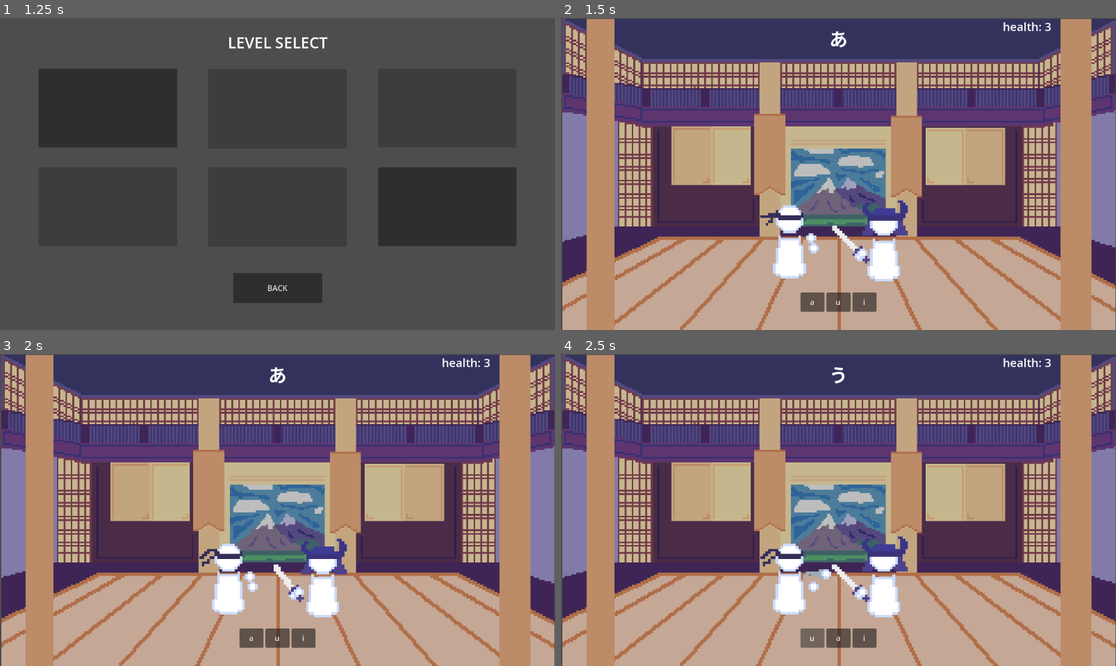
Above: before the commit, frames 1-4 (two rows, left to right).
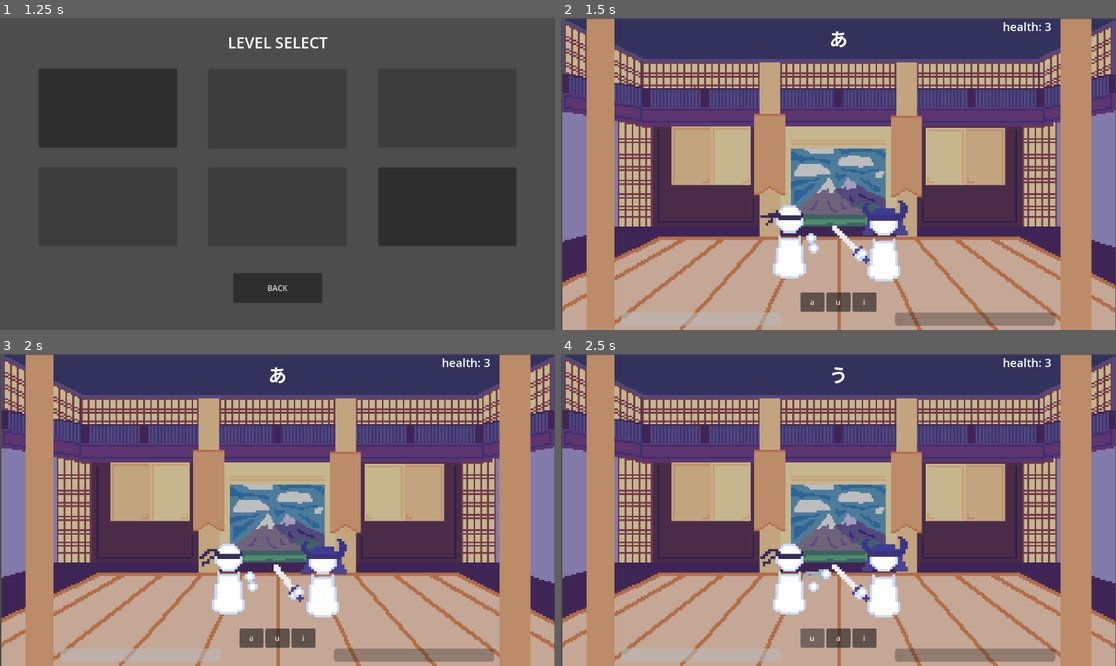
Above: after the commit, the same moments.

Repository: itsbeesfan/kana-warrior
Game: Godot game, scene res://scenes/startScreen.tscn
Two runs of this game, one before a commit and one after it. Both use one fixed random seed, a clock stepped at 60 frames per second and the inputs below.
Inputs (mouse positions are in pixels of both pictures, inside the frame that each line leads up to):
- Up to frame 1 (1.25 s): click "Start Game" at 0.5 s
- Up to frame 2 (1.5 s): click (666, 108) at 1.25 s
- Up to frame 3 (2 s): no input
- Up to frame 4 (2.5 s): click "a" at 2 s

Frame 1 is identical in both runs. In frame 2, 1.3% of the frame differs, in the area x 10-90%, y 94-99%; in frame 3, 1.3%; in frame 4, 1.3%.

Commit message:
added player health bar!!

Diff:
--- a/kana-warrior/scenes/quiz.tscn
+++ b/kana-warrior/scenes/quiz.tscn
@@ -305,6 +305,13 @@
 sprite_frames = SubResource("SpriteFrames_6tpgk")
 animation = &"idle"
 
+[node name="HealthBar" type="ProgressBar" parent="Player"]
+offset_left = 125.0
+offset_top = 612.0
+offset_right = 458.0
+offset_bottom = 639.0
+show_percentage = false
+
 [node name="Sensei" type="Node2D" parent="."]
 script = ExtResource("6_16nxq")
 
@@ -315,6 +322,14 @@
 sprite_frames = SubResource("SpriteFrames_rayto")
 animation = &"attack"
 
+[node name="HealthBar" type="ProgressBar" parent="Sensei"]
+offset_left = 693.0
+offset_top = 612.0
+offset_right = 1026.0
+offset_bottom = 639.0
+show_percentage = false
+
+[connection signal="player_damaged" from="." to="Player" method="_on_quiz_player_damaged"]
 [connection signal="pressed" from="buttons/choice1" to="." method="_on_choice_1_pressed"]
 [connection signal="pressed" from="buttons/choice2" to="." method="_on_choice_2_pressed"]
 [connection signal="pressed" from="buttons/choice3" to="." method="_on_choice_3_pressed"]
--- a/kana-warrior/scripts/player.gd
+++ b/kana-warrior/scripts/player.gd
@@ -1,11 +1,16 @@
 extends Node2D
 
 @onready var anim: AnimatedSprite2D = $Sprite
+@onready var health_bar = $HealthBar
+var max_health := 3
+var current_health := 3
 
 # Called when the node enters the scene tree for the first time.
 func _ready() -> void:
 	apply_player_data()
 	anim.play("idle")
+	health_bar.max_value = max_health
+	health_bar.value = current_health
 
 func apply_player_data():
 	if Global.selected_player_data == null:
@@ -32,3 +37,9 @@
 	if anim.animation == "attack":
 		anim.sprite_frames = Global.selected_player_data.idle_frames
 		anim.play("idle")
+
+
+func _on_quiz_player_damaged(amount :=) -> void:
+	current_health -= amount
+	current_health = max(current_health, 0)
+	health_bar.value = current_health
--- a/kana-warrior/scripts/quiz.gd
+++ b/kana-warrior/scripts/quiz.gd
@@ -14,6 +14,7 @@
 var original_kana: Array = []
 var remaining_kana: Array = []
 
+signal player_damaged(amount)
 
 func load_background(path):
 	if path == "":
@@ -100,6 +101,7 @@
 	await get_tree().create_timer(0.2).timeout
 	player.take_damage()
 	damage()
+	emit_signal("player_damaged", 1)
 
 	if health <= 0:
 		return
